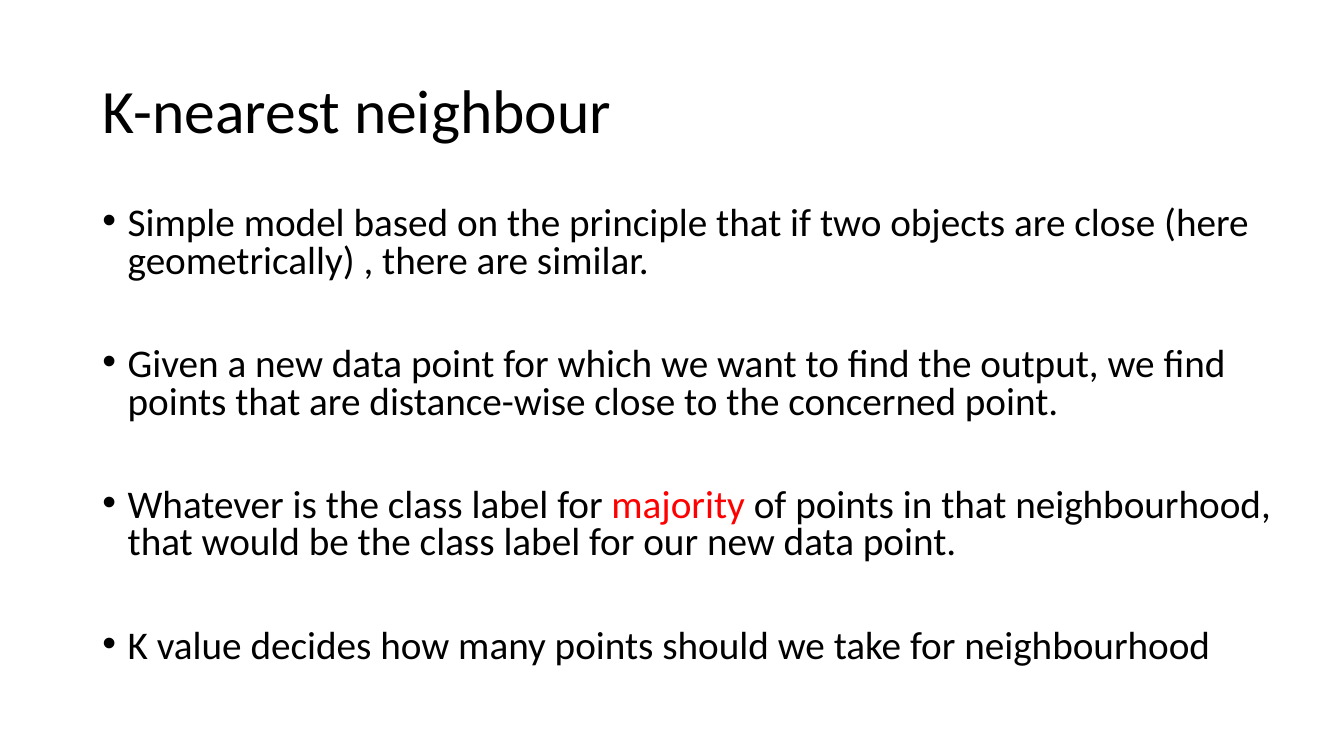
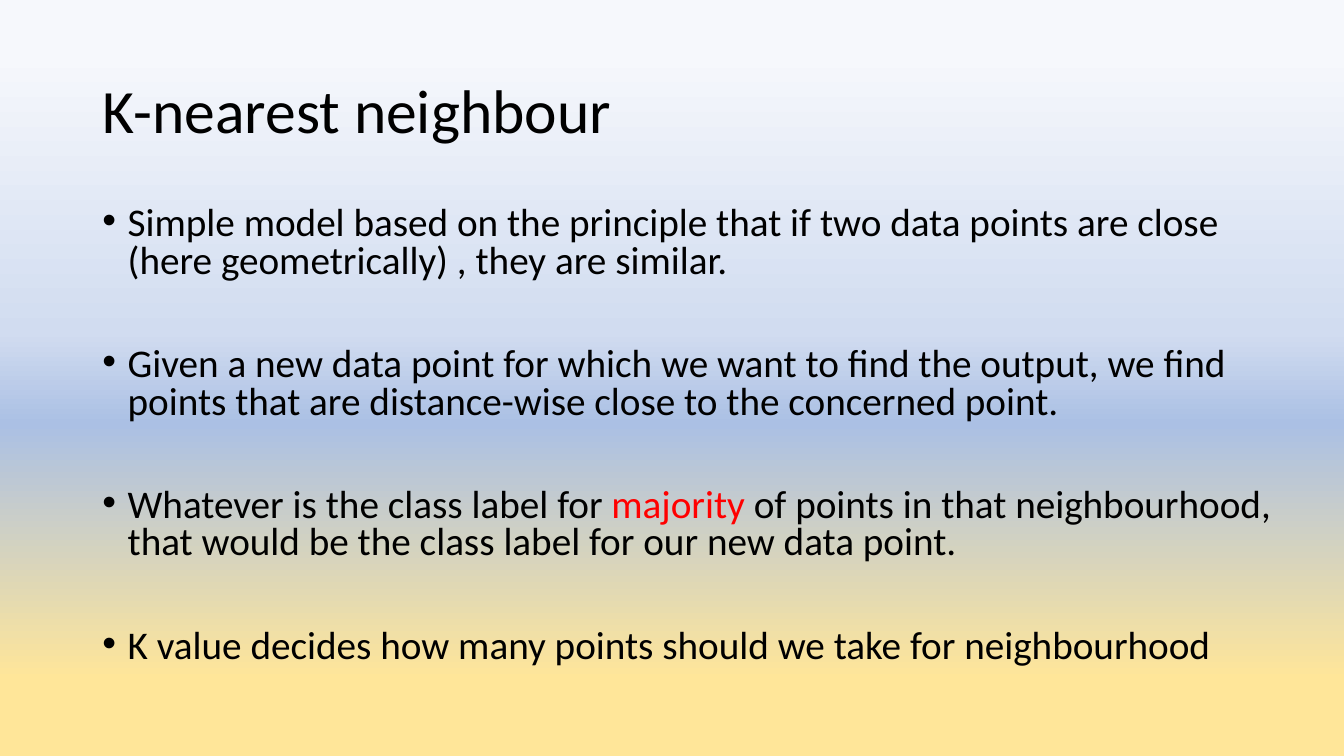
Before and after one commit to anujshr15/-MINOR-PROJECT--Intrusion-Detection-System-, a slide deck: slide 25 of Minor Project presentation.pptx (slide 24 before the commit). Drawn at 1344x756 pixels with LibreOffice and Linux fonts; fonts in the diff are those of the drawing. Boxes give left, top, right and bottom in pixels: in the first picture for what was removed or moved away, otherwise in the second. Text is boxed around its words. In the diff, an @@ line names an element or a change of style, - is before the commit and + after.

Commit message:
rerun the model and noted the results

```diff
--- a/Minor Project presentation.pptx
+++ b/Minor Project presentation.pptx
@@ background #FFFFFF to gradient #F6F8FC to #D1DCF0 to #ABC0E4 to #FFE699 @@
@@ text at (128, 208, 1218, 281): text changed @@
-• Simple model based on the principle that if two objects are close (here geometrically) , there are similar.
+• Simple model based on the principle that if two data points are close (here geometrically) , they are similar.
```
Also in this commit, not shown: 41 other slides changed, 6 slides added, 1 slide removed, 1 other file.
